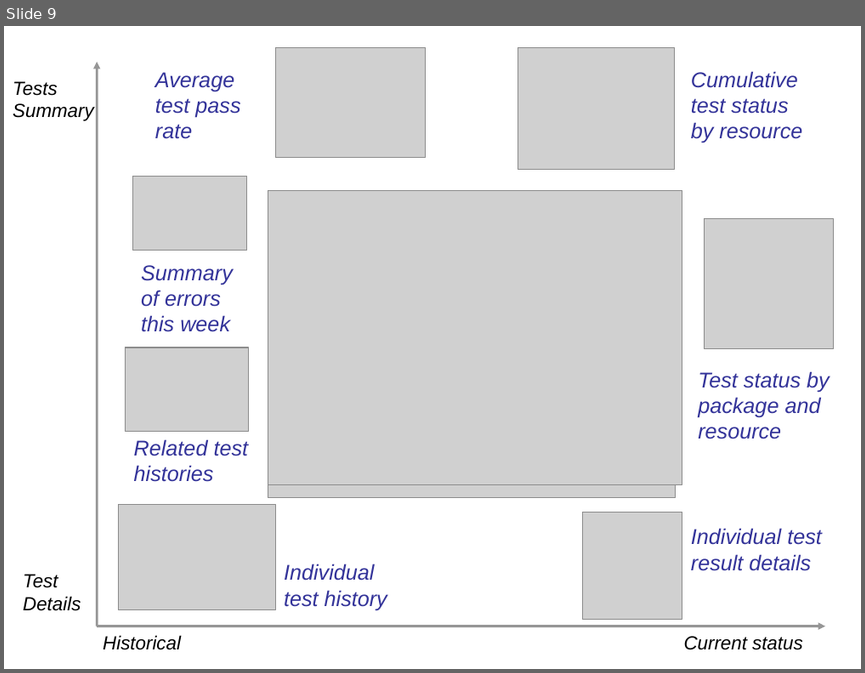
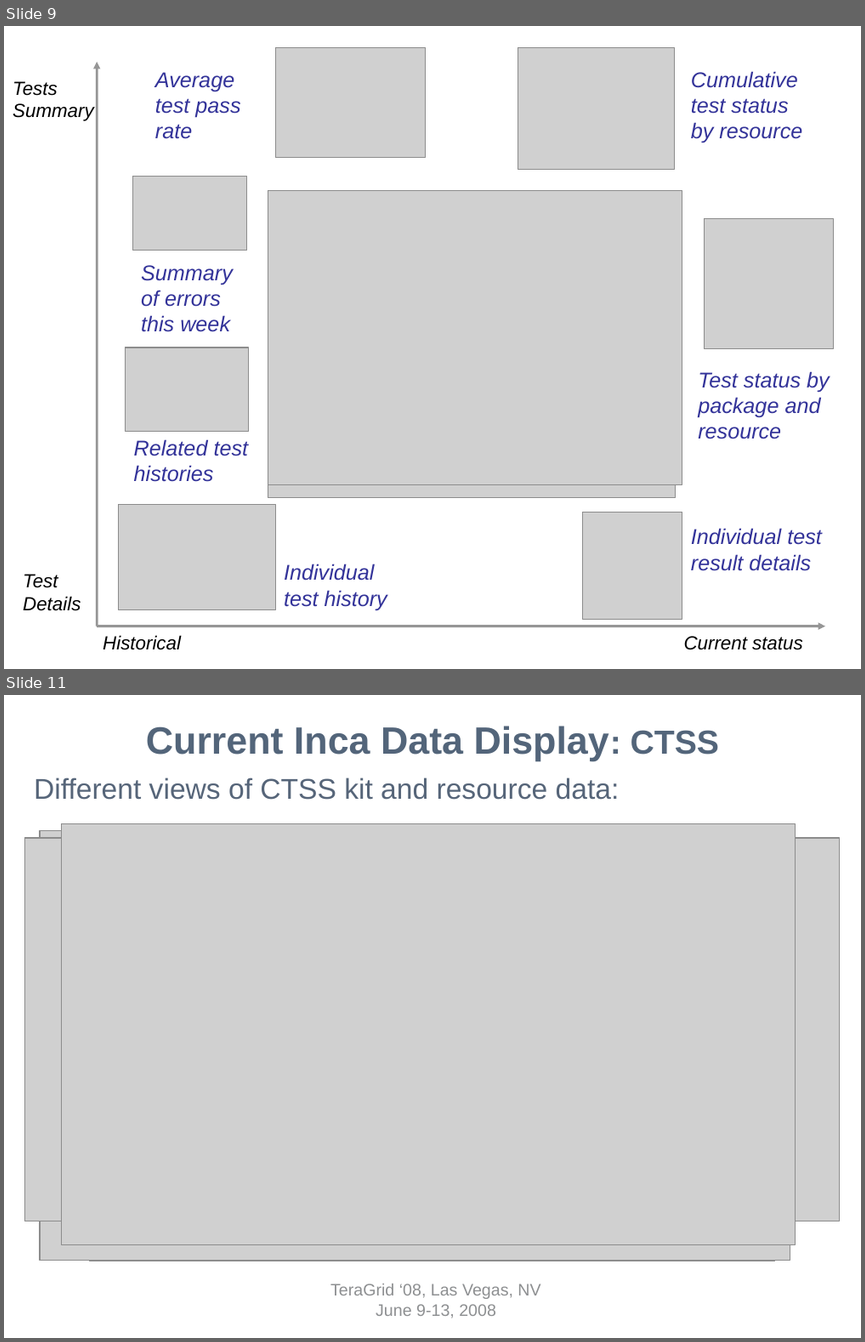
Before and after one commit to IncaProject/inca-xsede, a slide deck: talks/tg08/inca-tg08.ppt. Shown one above the other, each under a label of ours: slide 9 before the commit, slides 9 and 11 after it; the slides between them are not shown. The pictures are 865x673 and 865x1342 pixels, drawn with LibreOffice and Linux fonts; fonts in the diff are those of the drawing; grey boxes stand for pictures; background and template pictures are left out. Boxes give left, top, right and bottom in pixels: in the first picture for what was removed or moved away, otherwise in the second. Text is boxed around its words. In the diff, an @@ line names an element or a change of style, - is before the commit and + after.

```diff
--- a/talks/tg08/inca-tg08.ppt
+++ b/talks/tg08/inca-tg08.ppt
@@ slide 11 added at box(4, 695, 861, 1338), background #FFFFFF @@
@@ title added at box(146, 726, 719, 761), 32 pt, text #53657A, bold @@
+Current Inca Data Display: CTSS
@@ text added at box(34, 777, 619, 800), 24 pt, text #566579 @@
+Different views of CTSS kit and resource data:
@@ picture added at box(24, 838, 840, 1221) @@
@@ picture added at box(40, 830, 790, 1259) @@
@@ picture added at box(62, 823, 795, 1244) @@
@@ picture added at box(90, 838, 775, 1260) @@
@@ text added at box(330, 1283, 540, 1318), 14 pt, text #8D8F91 @@
+TeraGrid ‘08, Las Vegas, NV
+June 9-13, 2008
```
Also in this commit, not shown: 6 slides changed, 2 other slides added, 8 slides removed.
